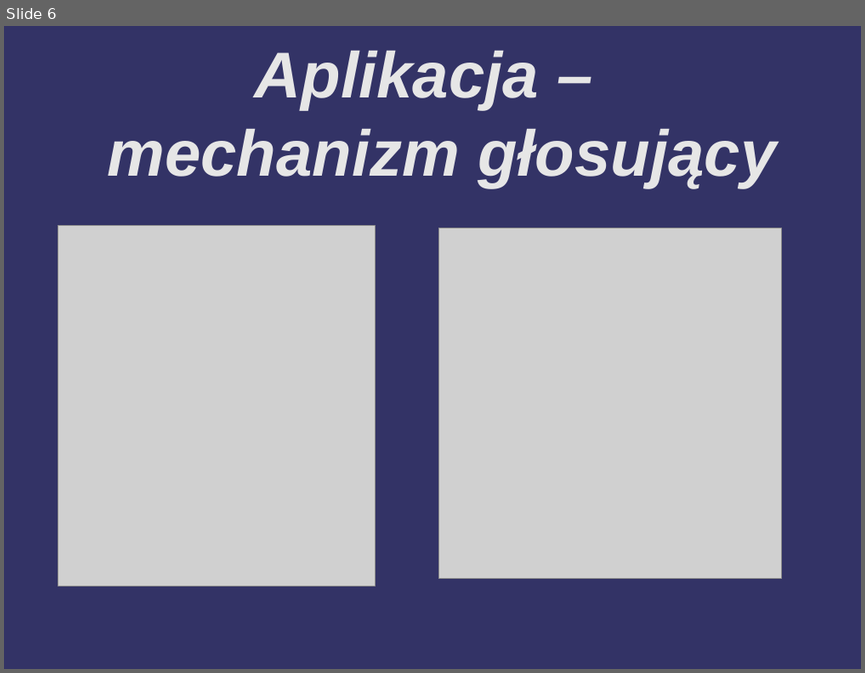
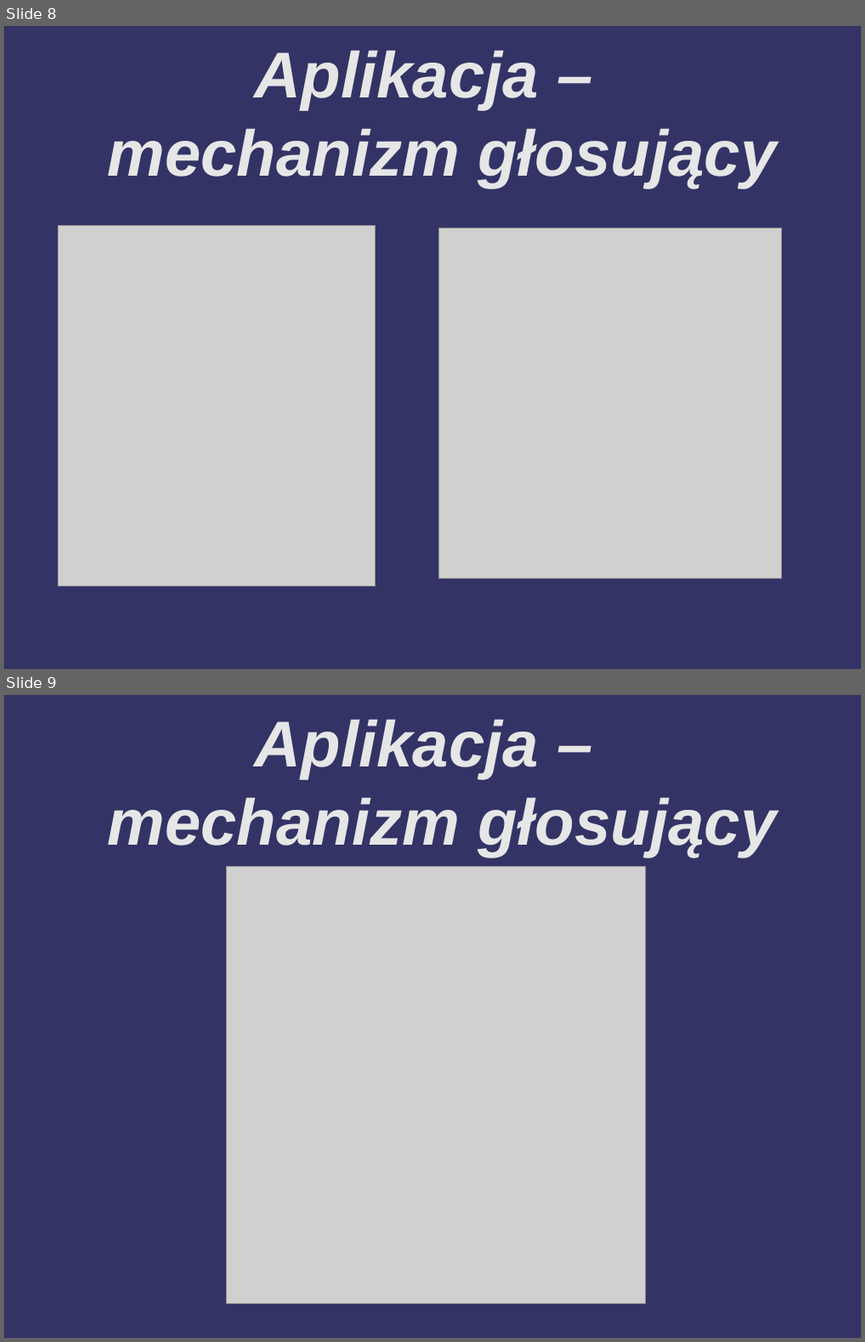
Before and after one commit to barimale/HackNation2025-anomaly-detector, a slide deck: presentation/hackNation2025 - prezentacja - Mateusz Wolnica.odp. Shown one above the other, each under a label of ours: slide 6 before the commit, slides 8 and 9 after it. The pictures are 865x673 and 865x1342 pixels, drawn with LibreOffice and Linux fonts; fonts in the diff are those of the drawing; grey boxes stand for pictures; background and template pictures are left out. Boxes give left, top, right and bottom in pixels: in the first picture for what was removed or moved away, otherwise in the second. Text is boxed around its words. In the diff, an @@ line names an element or a change of style, - is before the commit and + after.

```diff
--- a/presentation/hackNation2025 - prezentacja - Mateusz Wolnica.odp
+++ b/presentation/hackNation2025 - prezentacja - Mateusz Wolnica.odp
@@ slide 9 added at (4, 695, 861, 1338), background #333366 @@
@@ title added at (107, 719, 776, 857), 60 pt, text #E6E6E6, bold, italic @@
+Aplikacja –
+mechanizm głosujący
@@ picture added at (227, 866, 647, 1303) @@
@@ what was slide 6 is now slide 8 @@
```
Also in this commit, not shown: 3 slides changed, 2 other slides added, 2 other files.
